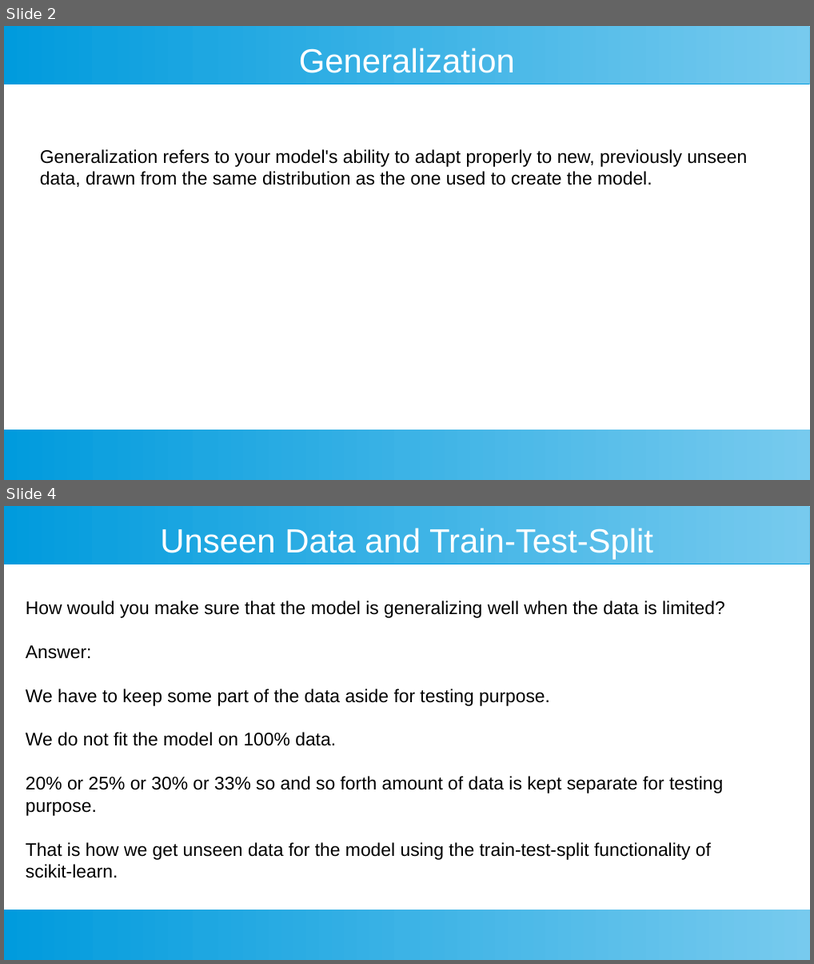
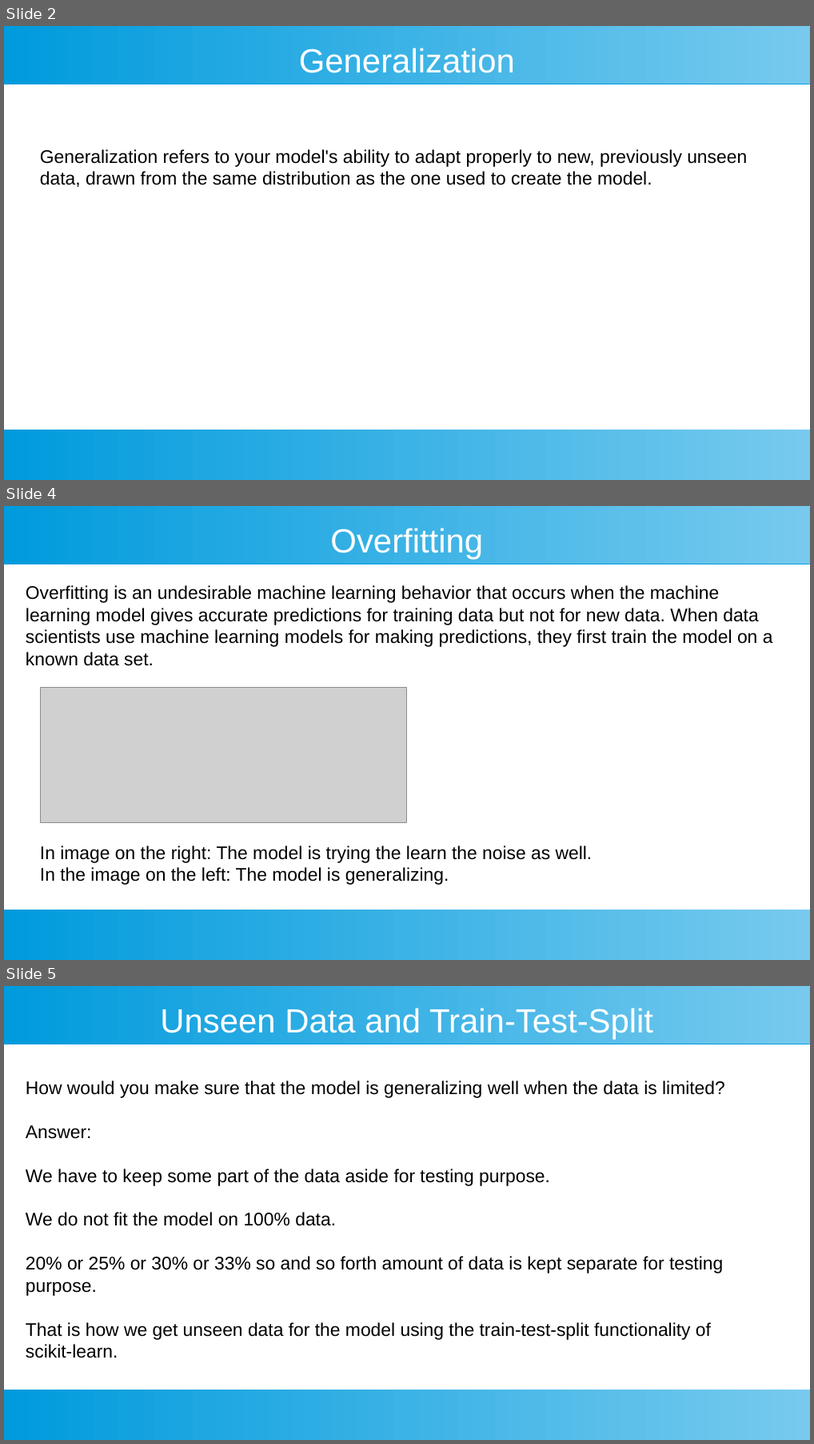
Before and after one commit to ashishjain1547/dataAnalyticsCourse, a slide deck: slides/(14) generalization and overfitting.odp. Shown one above the other, each under a label of ours: slides 2 and 4 before the commit, slides 2, 4 and 5 after it; the slides between them are not shown. The pictures are 814x964 and 814x1444 pixels, drawn with LibreOffice and Linux fonts; fonts in the diff are those of the drawing; grey boxes stand for pictures. Boxes give left, top, right and bottom in pixels: in the first picture for what was removed or moved away, otherwise in the second. Text is boxed around its words. In the diff, an @@ line names an element or a change of style, - is before the commit and + after.

```diff
--- a/slides/(14) generalization and overfitting.odp
+++ b/slides/(14) generalization and overfitting.odp
@@ slide 4 added at (4, 506, 810, 960), background #FFFFFF; not listed: 2 template elements that a slide beside it also shows @@
@@ title added at (330, 528, 483, 560), 33 pt, text #FFFFFF @@
+Overfitting
@@ text added at (26, 585, 774, 666), 18 pt, text #000000 @@
+Overfitting is an undesirable machine learning behavior that occurs when the machine learning model gives accurate predictions for training data but not for new data. When data scientists use machine learning models for making predictions, they first train the model on a known data set.
@@ picture added at (40, 688, 407, 822) @@
@@ text added at (40, 845, 593, 884), 18 pt, text #000000 @@
+In image on the right: The model is trying the learn the noise as well.
+In the image on the left: The model is generalizing.
@@ what was slide 4 is now slide 5 @@
```
Also in this commit, not shown: 1 slide changed, 2 other slides added, 27 other files.
